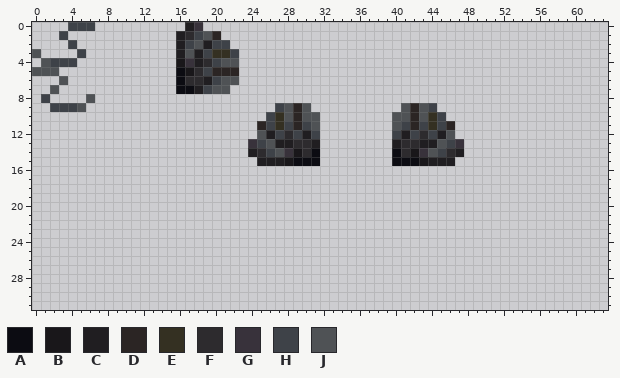
Pixel-art sprite -- src/main/resources/assets/iljatech/textures/models/armor/petrolymer_helmet.png. The first picture shows the starting point.
The file is 64x32 pixels.
Palette (. is transparent): A #0c0c12  B #19171a  C #201e21  D #2b2524  E #343022  F #2d2b2e  G #38323b  H #3e4248  J #4f5255
Pixels before, first column x 0:
 0 ....HHH..........CG.............................
 1 ...H............CFHJD...........................
 2 ....H...........CHJCHH..........................
 3 J....H..........CJCHEEH.........................
 4 .JHHH...........BGCFHJJ.........................
 5 JJJ.............ABFHDDD.........................
 6 ...J............AFFCHJJ.........................
 7 ..J.............AACHJJ..........................
 8 .H....J.........................................
 9 ..HHHJ.....................HJDJ..........JDJH...
10 ..........................HEJDJJ........JJDJEH..
11 .........................DHEHDHJ........JHDHEHD.
12 .........................JCHFHCH........HCHFHCJ.
13 ........................GHJCCFFC........CFFCCJHG
14 ........................CFHJGBFA........AFBGJHFC
15 .........................CCCBAAA........AAABCCC.
Once edited:
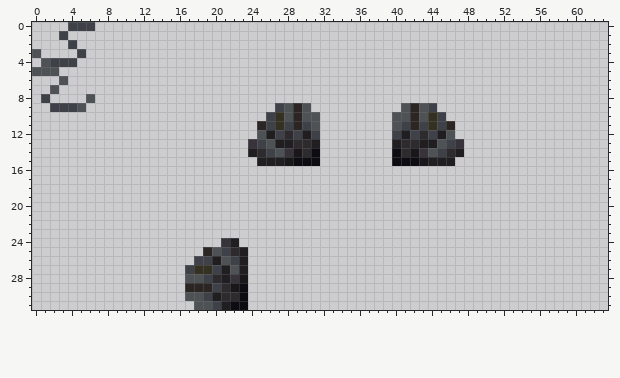
Changes in this commit:
The author put colour A in rows 29 to 30 at x 23; in row 31 at x 22 to 23.
The author put colour B in row 28 at x 23; in row 29 at x 22.
The author put colour C in row 24 at x 22; in row 25 at x 23; in row 26 at x 20 and 23; in row 27 at x 21 and 23; in row 28 at x 21; in row 30 at x 20.
The author put colour C in row 31 at x 21.
The author put colour D in row 25 at x 19; in row 29 at x 17 to 19.
The author put colour E in row 27 at x 18 to 19.
The author put colour F in row 25 at x 22; in row 28 at x 20; in row 29 at x 21; in row 30 at x 21 to 22.
The author put colour G in row 24 at x 21; in row 28 at x 22.
The author put colour H in row 25 at x 21; in row 26 at x 18 to 19 and 22; in row 27 at x 17 and 20; in row 28 at x 19; in row 29 at x 20; in row 30 at x 19.
The author put colour H in row 31 at x 20.
The author put colour J in row 25 at x 20; in row 26 at x 21; in row 27 at x 22; in row 28 at x 17 to 18; in row 30 at x 17 to 18; in row 31 at x 18 to 19.
Colour A is gone in rows 5 to 6 at x 16; in row 7 at x 16 to 17.
Colour B is gone in row 4 at x 16; in row 5 at x 17.
Colour C is gone in row 0 at x 17; in row 1 at x 16; in row 2 at x 16 and 19; in row 3 at x 16 and 18; in row 4 at x 18; in row 6 at x 19.
Colour C is gone in row 7 at x 18.
Colour D is gone in row 1 at x 20; in row 5 at x 20 to 22.
Colour E is gone in row 3 at x 20 to 21.
Colour F is gone in row 1 at x 17; in row 4 at x 19; in row 5 at x 18; in row 6 at x 17 to 18.
Colour G is gone in row 0 at x 18; in row 4 at x 17.
Colour H is gone in row 1 at x 18; in row 2 at x 17 and 20 to 21; in row 3 at x 19 and 22; in row 4 at x 20; in row 5 at x 19; in row 6 at x 20.
Colour H is gone in row 7 at x 19.
Colour J is gone in row 1 at x 19; in row 2 at x 18; in row 3 at x 17; in row 4 at x 21 to 22; in row 6 at x 21 to 22; in row 7 at x 20 to 21.
Where, in picture pixels (left, top, right, bottom), the same in both pictures:
erased: (176, 22, 239, 94)
added: (185, 238, 248, 310)
